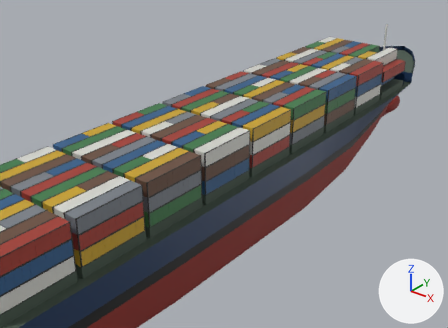
What one commit did to the Blender file assets/blender/s175.blend.
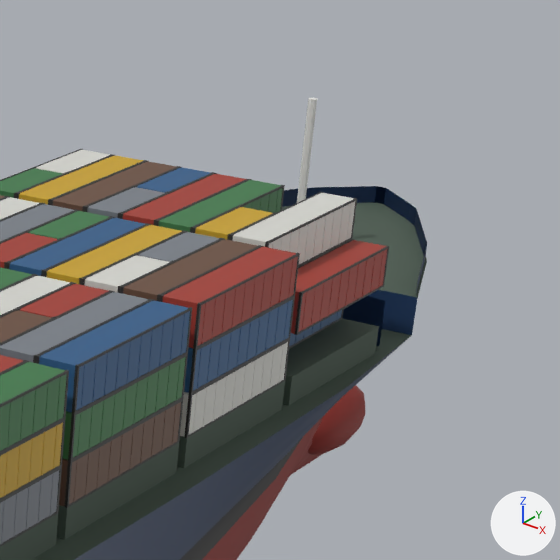
There are two pictures of each version: one whole from a 50 mm camera at (70.0, -77.1, 57.5) aimed at (-16.2, 30.7, -9.3), one close up on the part from 69% to 100% of the width and 0% to 42% of the height. The axes (+X, +Y, +Z) are drawn at lower right. The lights are the same throughout. The last two pictures show the newer version.

Names of what the first close-up shows: 'HatchCovers', 'Hull', 'deck-216', 'deck-246', 'deck-248', 'deck-250', 'deck-252', 'deck-284', 'deck-286', 'deck-288', 'deck-318', 'deck-320' and 30 more.
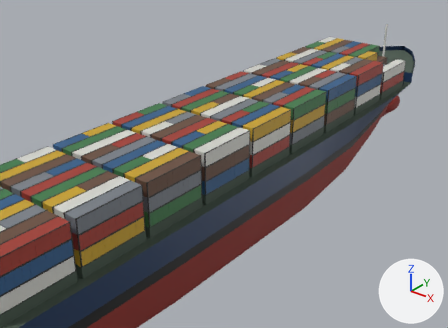
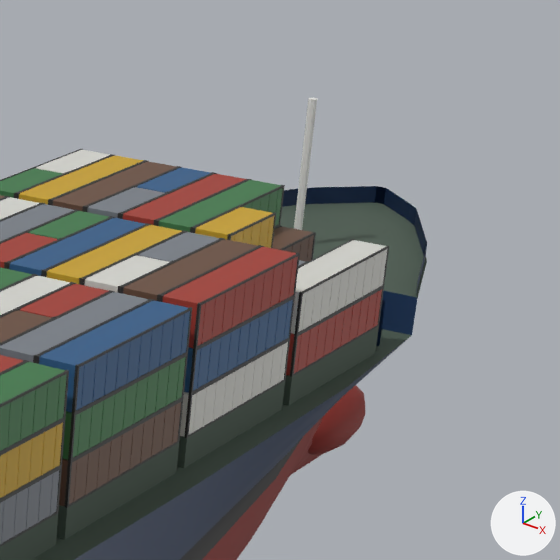
Where the change shows, as pixel boxes (x1, y1, x2, y2) in the close-ups (560 x 560 px):
'deck-318', moved: before (230, 192, 357, 267); after (291, 239, 389, 335)
'deck-320', moved: before (291, 239, 389, 335); after (286, 287, 384, 377)

The edits, one by one:
Object 'deck-320' (ob_deck_320) moves from (9.78, 63.45, 10.29) to (9.78, 63.45, 7.7).
Object 'deck-318' (ob_deck_318) moves from (7.33, 63.45, 12.88) to (9.78, 63.45, 10.29).
